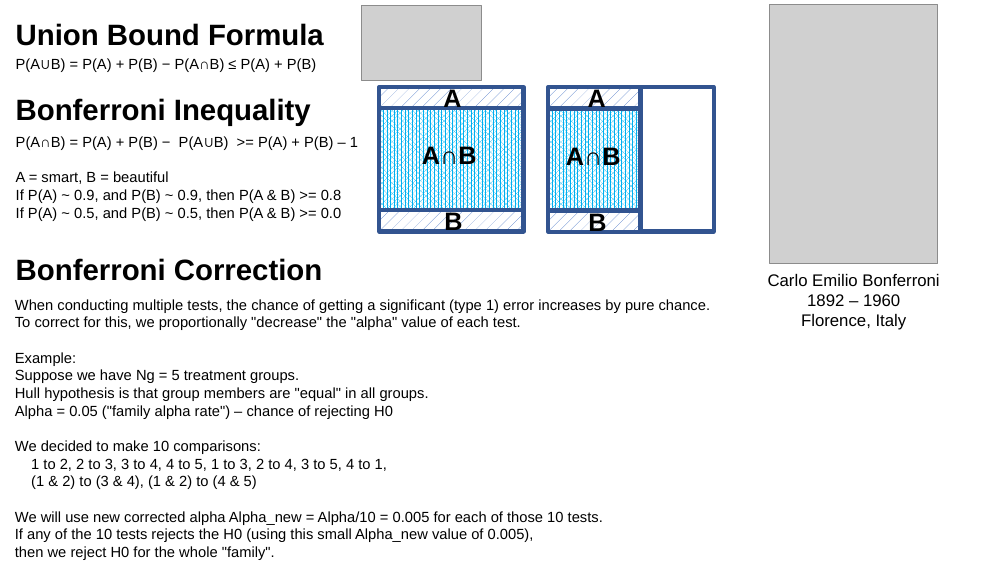
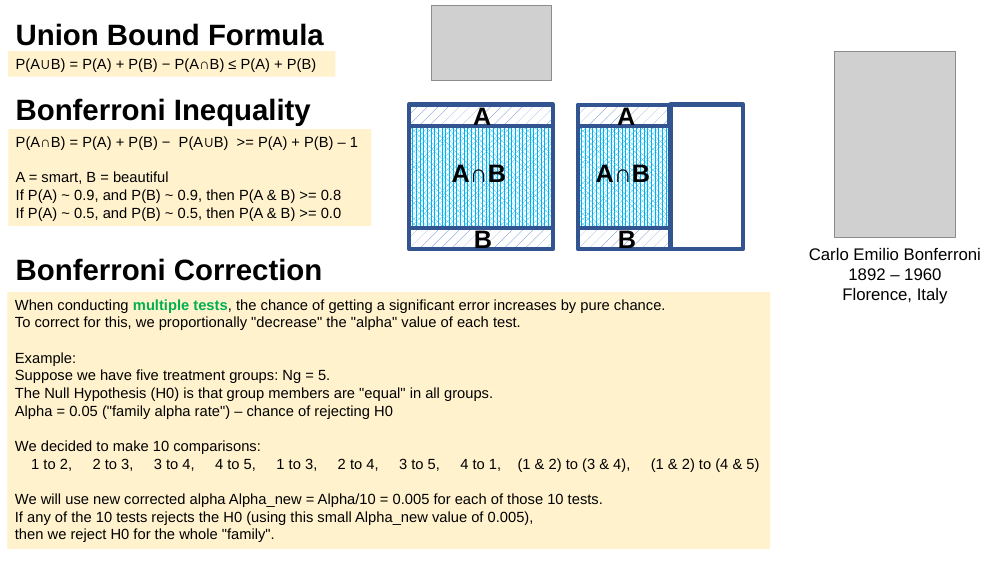
Before and after one commit to lselector/statistics, a slide deck: slide 5 of statistics_01_probability.pptx. Drawn at 1008x567 pixels with LibreOffice and Linux fonts; fonts in the diff are those of the drawing; grey boxes stand for pictures. Boxes give left, top, right and bottom in pixels: in the first picture for what was removed or moved away, otherwise in the second. Text is boxed around its words. In the diff, an @@ line names an element or a change of style, - is before the commit and + after.

```diff
--- a/statistics_01_probability.pptx
+++ b/statistics_01_probability.pptx
@@ picture: place and size @@
-picture at (361, 5, 482, 80)
+picture at (431, 5, 551, 80)
@@ rectangle "P(A∪B) = P(A) + P(B) ...": place and size @@
-rectangle "P(A∪B) = P(A) + P(B) ..." at (16, 58, 316, 72)
+rectangle "P(A∪B) = P(A) + P(B) ..." at (8, 51, 336, 77)
@@ picture: place and size @@
-picture at (770, 4, 938, 263)
+picture at (835, 51, 956, 237)
@@ 4 rectangles, 3 texts: place and size @@
-4 rectangles, 3 texts at (380, 87, 714, 236)
+4 rectangles, 3 texts at (409, 104, 743, 254)
@@ rectangle "P(A∩B) = P(A) + P(B) ...": place and size @@
-rectangle "P(A∩B) = P(A) + P(B) ..." at (16, 136, 358, 221)
+rectangle "P(A∩B) = P(A) + P(B) ..." at (8, 129, 371, 226)
@@ 3 texts, 3 rectangles: place and size @@
-3 texts, 3 rectangles at (380, 89, 640, 231)
+3 texts, 3 rectangles at (409, 105, 670, 249)
@@ text "Carlo Emilio Bonferroni": place and size @@
-text "Carlo Emilio Bonferroni" at (768, 274, 939, 330)
+text "Carlo Emilio Bonferroni" at (809, 248, 981, 304)
@@ fill none to #FFF2CC in 3 elements at (8, 51, 336, 77), (8, 129, 371, 226), (8, 292, 771, 549) @@
@@ rectangle "When conducting multiple tests, the ...": place and size @@
-rectangle "When conducting multiple tests, the ..." at (15, 299, 711, 560)
+rectangle "When conducting multiple tests, the ..." at (8, 292, 771, 549)
@@ text in rectangle at (15, 299, 666, 313): text changed @@
-When conducting multiple tests, the chance of getting a significant (type 1) error increases by pure chance.
+When conducting multiple tests, the chance of getting a significant error increases by pure chance.
@@ text in rectangle at (15, 369, 493, 401): text changed @@
-Suppose we have Ng = 5 treatment groups.
-Hull hypothesis is that group members are "equal" in all groups.
+Suppose we have five treatment groups: Ng = 5.
+The Null Hypothesis (H0) is that group members are "equal" in all groups.
@@ text in rectangle at (31, 458, 630, 472): text changed @@
-1 to 2, 2 to 3, 3 to 4, 4 to 5, 1 to 3, 2 to 4, 3 to 5, 4 to 1,
-(1 & 2) to (3 & 4), (1 & 2) to (4 & 5)
+1 to 2, 2 to 3, 3 to 4, 4 to 5, 1 to 3, 2 to 4, 3 to 5, 4 to 1, (1 & 2) to (3 & 4), (1 & 2) to (4 & 5)
```
Also in this commit, not shown: 7 other slides changed, 3 slides added.
